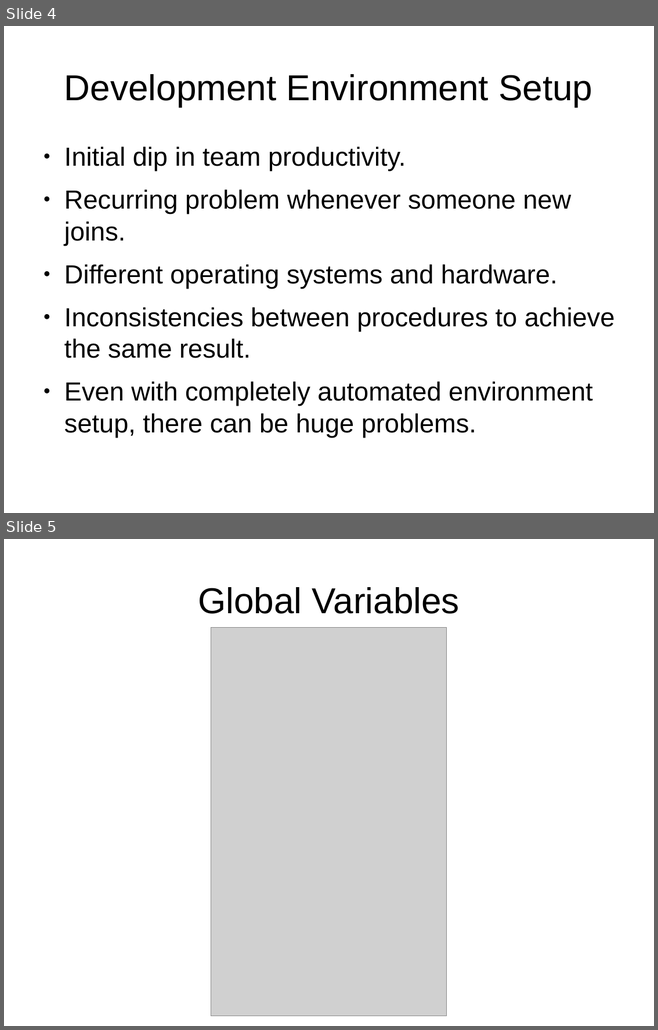
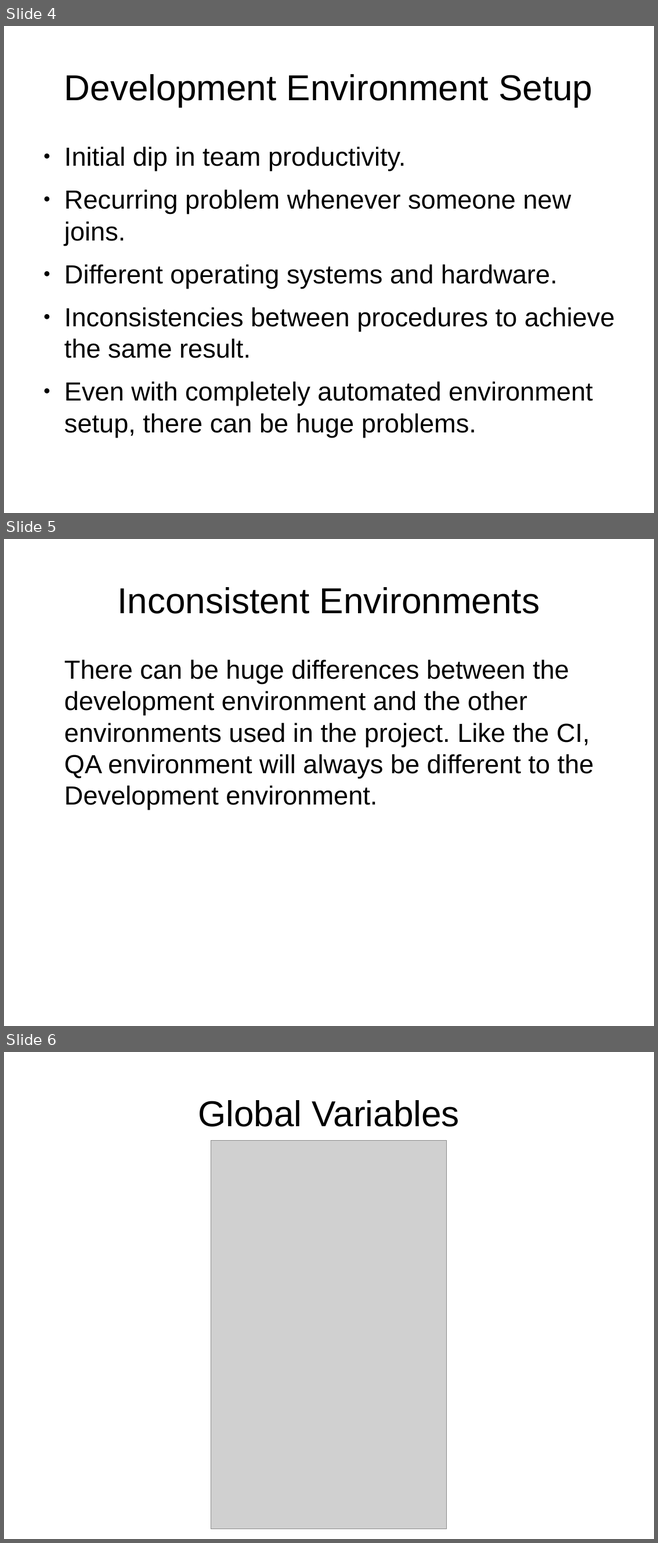
Before and after one commit to mihirk/presentation, a slide deck: kidding_me.odp. Shown one above the other, each under a label of ours: slides 4 and 5 before the commit, slides 4, 5 and 6 after it. The pictures are 658x1030 and 658x1543 pixels, drawn with LibreOffice and Linux fonts; fonts in the diff are those of the drawing; grey boxes stand for pictures. Boxes give left, top, right and bottom in pixels: in the first picture for what was removed or moved away, otherwise in the second. Text is boxed around its words. In the diff, an @@ line names an element or a change of style, - is before the commit and + after.

```diff
--- a/kidding_me.odp
+++ b/kidding_me.odp
@@ slide 5 added at (4,539,654,1026), background #FFFFFF @@
@@ title added at (118,587,539,614), 44 pt, text #000000 @@
+Inconsistent Environments
@@ text added at (64,660,594,810), 32 pt, text #000000 @@
+There can be huge differences between the development environment and the other environments used in the project. Like the CI, QA environment will always be different to the Development environment.
@@ what was slide 5 is now slide 6 @@
```
Also in this commit, not shown: 1 other file.
